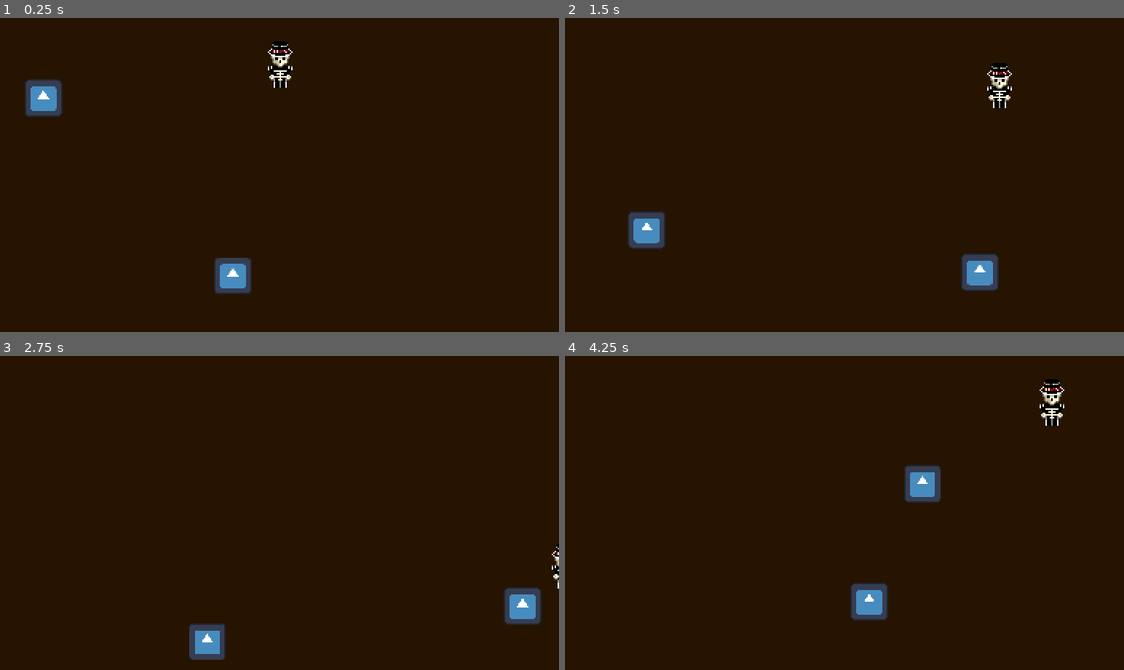
Above: before the commit, frames 1-4 (two rows, left to right).
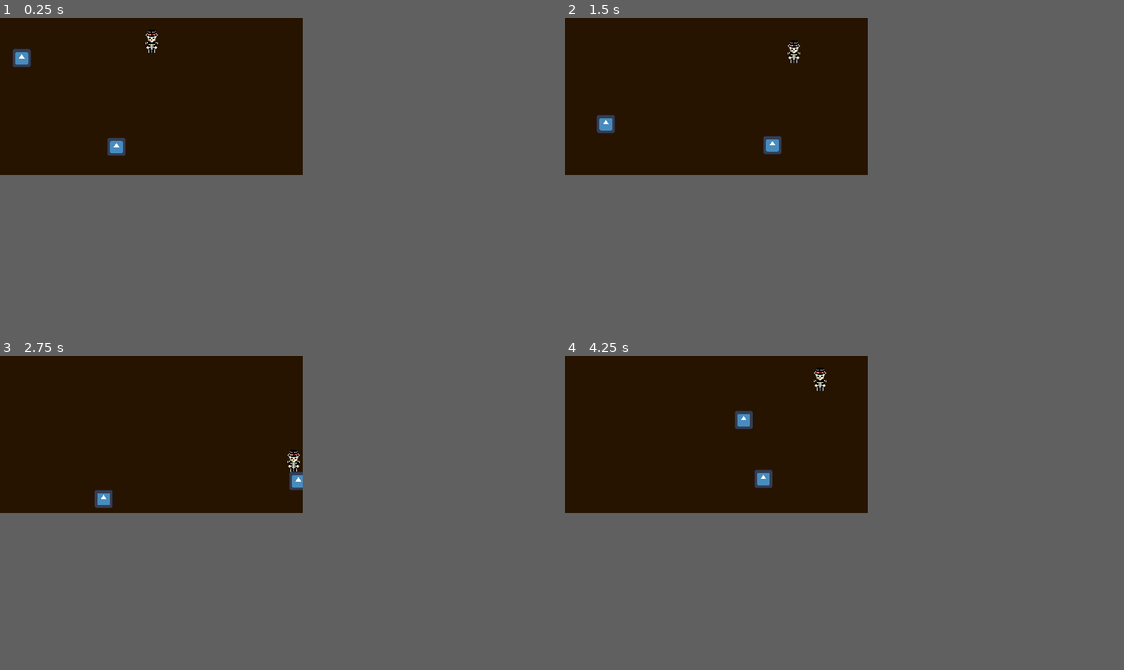
Above: after the commit, the same moments.

Repository: bean-jam/hack-sussex-game-jam-2025
Game: Godot game, scene res://Scenes/game.tscn
Same seed, same stepped clock (60 frames per second), same inputs: the game is played once before the commit and once after it. The engine's default icon, where the game draws it, is replaced by a stand-in: a white triangle on a blue panel in a dark square.
Inputs (mouse positions are in pixels of both pictures, inside the frame that each line leads up to):
- Up to frame 1 (0.25 s): no input
- Up to frame 2 (1.5 s): move the mouse to (581, 124) at 0.52 s; hold Right (move_right) 0.53-1.28 s; click (581, 124) at 0.67 s; move the mouse to (945, 275) at 1.27 s; hold Down (move_down) from 1.28 s (still down); click (945, 275) at 1.42 s
- Up to frame 3 (2.75 s): move the mouse to (335, 443) at 2.02 s; release Down (move_down) at 2.03 s; hold Right (move_right) from 2.03 s (still down)
- Up to frame 4 (4.25 s): move the mouse to (816, 575) at 2.77 s; release Right (move_right) at 2.78 s; hold Up (move_up) 2.78-3.53 s; click (816, 575) at 2.92 s; move the mouse to (1012, 560) at 3.52 s; hold Left (move_left) from 3.53 s (still down)
In our replay, the window is 768x432 before the commit and 416x216 after it. These sizes can differ from the game's own. Grey fills any space a smaller window leaves; there, only what the larger window draws over its background counts as a difference.

The runs differ from the first frame. In frame 1, 2.6% of the frame differs, in the area x 2-53%, y 3-88%; in frame 2, 2.6%, in the area x 5-80%, y 7-88%; in frame 3, 2.1%; in frame 4, 2.6%.

Commit message:
Update project settings

Diff:
--- a/Scenes/game.tscn
+++ b/Scenes/game.tscn
@@ -1,17 +1,17 @@
 [gd_scene load_steps=3 format=3 uid="uid://cjsrm5ao4rcjo"]
 
 [ext_resource type="PackedScene" uid="uid://bqn65togivj2c" path="res://Scenes/player.tscn" id="1_ebmjs"]
-[ext_resource type="PackedScene" uid="uid://hsoeols25sni" path="res://Scenes/enemy.tscn" id="2_qxrlw"]
+[ext_resource type="PackedScene" path="res://Scenes/enemy.tscn" id="2_qxrlw"]
 
 [node name="Game" type="Node2D"]
 
 [node name="Temp Background" type="ColorRect" parent="."]
-offset_right = 384.0
+offset_right = 416.0
 offset_bottom = 216.0
 color = Color(0.1490632, 0.08018119, 3.008172e-08, 1)
 
 [node name="Player" parent="." instance=ExtResource("1_ebmjs")]
-position = Vector2(192, 32)
+position = Vector2(208, 32)
 
 [node name="Enemy2" parent="." instance=ExtResource("2_qxrlw")]
 position = Vector2(47, 37)
--- a/project.godot
+++ b/project.godot
@@ -16,7 +16,7 @@
 
 [display]
 
-window/size/viewport_width=384
+window/size/viewport_width=416
 window/size/viewport_height=216
 window/stretch/mode="viewport"
 window/stretch/scale_mode="integer"
